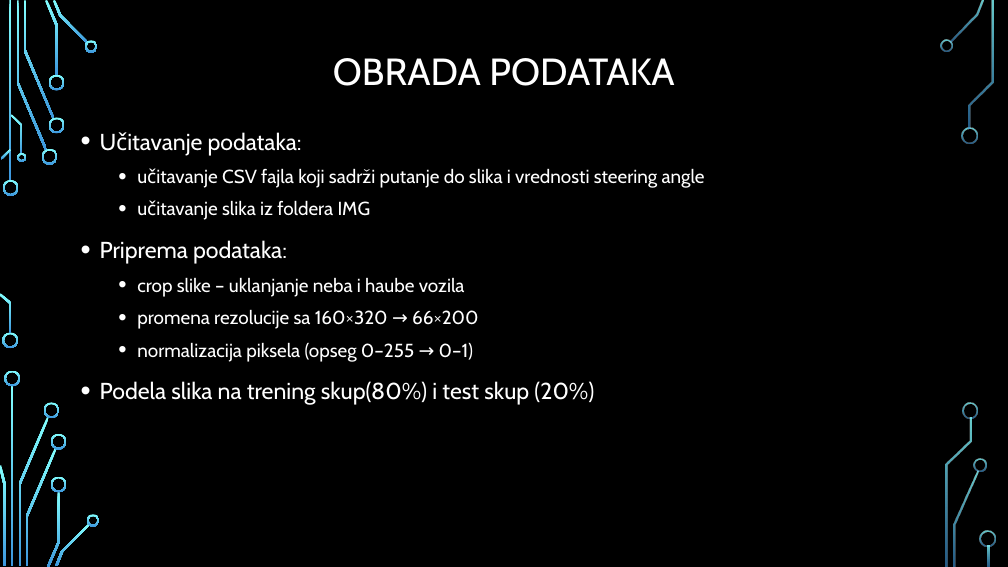
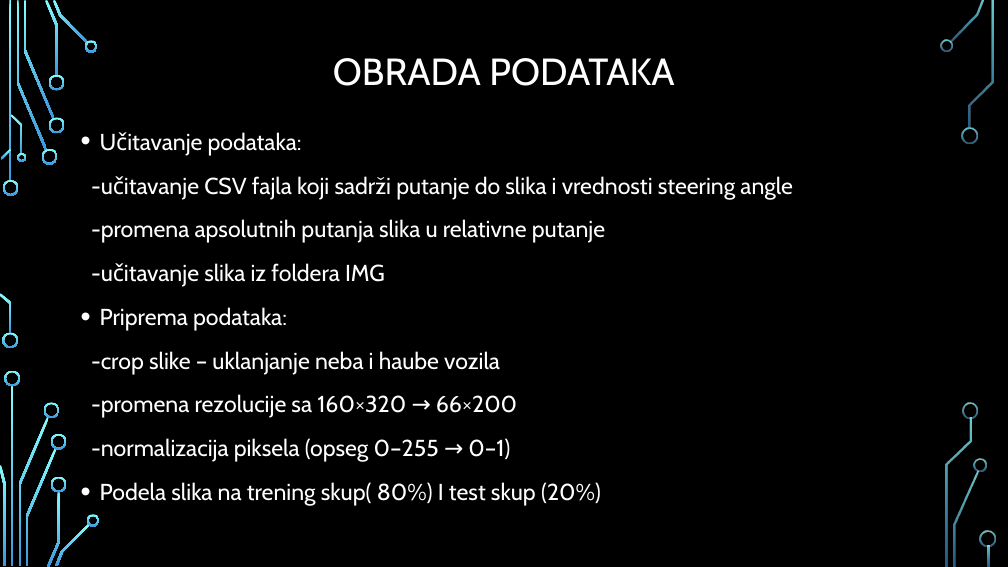
Before and after one commit to jglintic/duboko_ucenje, a slide deck: slide 4 of dubuko_ucenje_projekat_ppt.pptx. Drawn at 1008x567 pixels with LibreOffice and Linux fonts; fonts in the diff are those of the drawing; background and template pictures are left out. Boxes give left, top, right and bottom in pixels: in the first picture for what was removed or moved away, otherwise in the second. Text is boxed around its words. In the diff, an @@ line names an element or a change of style, - is before the commit and + after.

```diff
--- a/dubuko_ucenje_projekat_ppt.pptx
+++ b/dubuko_ucenje_projekat_ppt.pptx
@@ text at (91, 176, 793, 282): text changed; size 18 to 22 pt @@
-  • učitavanje CSV fajla koji sadrži putanje do slika i vrednosti steering angle
-  • učitavanje slika iz foldera IMG
+-učitavanje CSV fajla koji sadrži putanje do slika i vrednosti steering angle
+-promena apsolutnih putanja slika u relativne putanje
+-učitavanje slika iz foldera IMG
@@ text at (91, 351, 601, 506): text changed; size 18 to 22 pt @@
-  • crop slike – uklanjanje neba i haube vozila
-  • promena rezolucije sa 160×320 → 66×200
-  • normalizacija piksela (opseg 0–255 → 0–1)
-• Podela slika na trening skup(80%) i test skup (20%)
+-crop slike – uklanjanje neba i haube vozila
+-promena rezolucije sa 160×320 → 66×200
+-normalizacija piksela (opseg 0–255 → 0–1)
+• Podela slika na trening skup( 80%) I test skup (20%)
```
Also in this commit, not shown: 15 other slides changed, 1 slide added, 1 slide removed, 2 other files.
